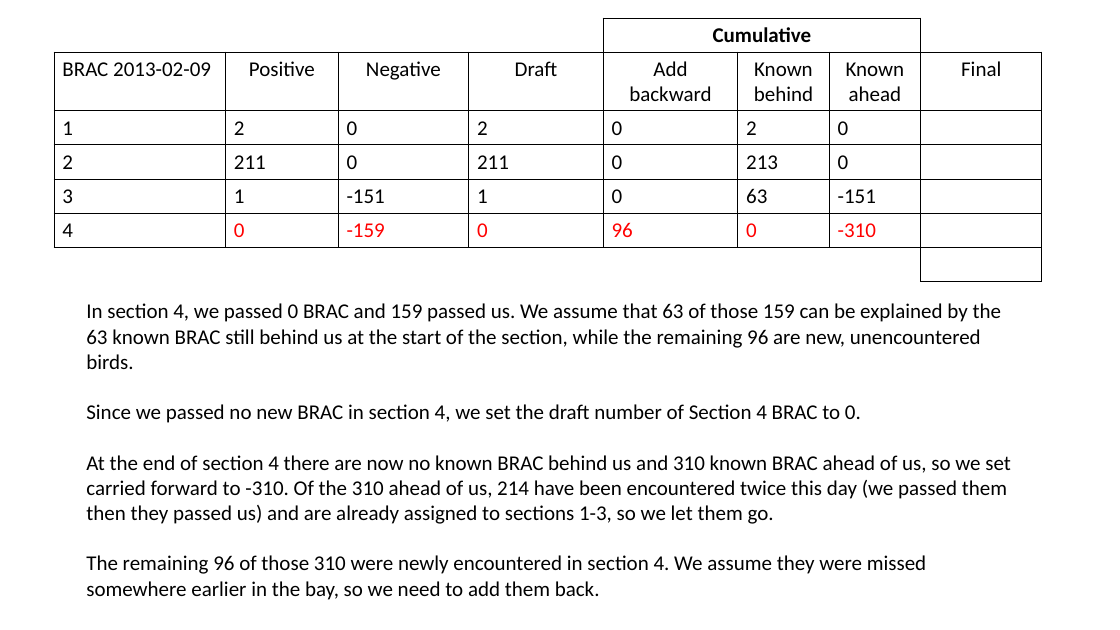
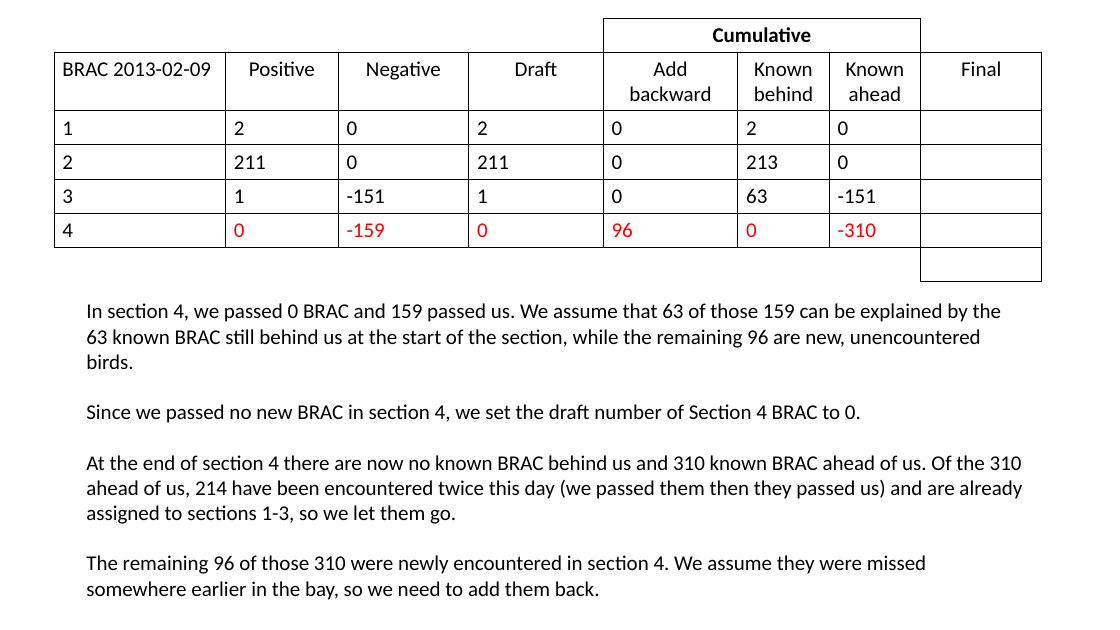
Before and after one commit to scottfjennings/ACR_waterbird_data_management, a slide deck: slide 23 of new_negative_logic_examples.pptx. Drawn at 1120x630 pixels with LibreOffice and Linux fonts; fonts in the diff are those of the drawing. Boxes give left, top, right and bottom in pixels: in the first picture for what was removed or moved away, otherwise in the second. Text is boxed around its words. In the diff, an @@ line names an element or a change of style, - is before the commit and + after.

```diff
--- a/new_negative_logic_examples.pptx
+++ b/new_negative_logic_examples.pptx
@@ text at [86, 455, 1022, 524]: text changed @@
-At the end of section 4 there are now no known BRAC behind us and 310 known BRAC ahead of us, so we set carried forward to -310. Of the 310 ahead of us, 214 have been encountered twice this day (we passed them then they passed us) and are already assigned to sections 1-3, so we let them go.
+At the end of section 4 there are now no known BRAC behind us and 310 known BRAC ahead of us. Of the 310 ahead of us, 214 have been encountered twice this day (we passed them then they passed us) and are already assigned to sections 1-3, so we let them go.
```
Also in this commit, not shown: 19 other slides changed, 1 other file.
